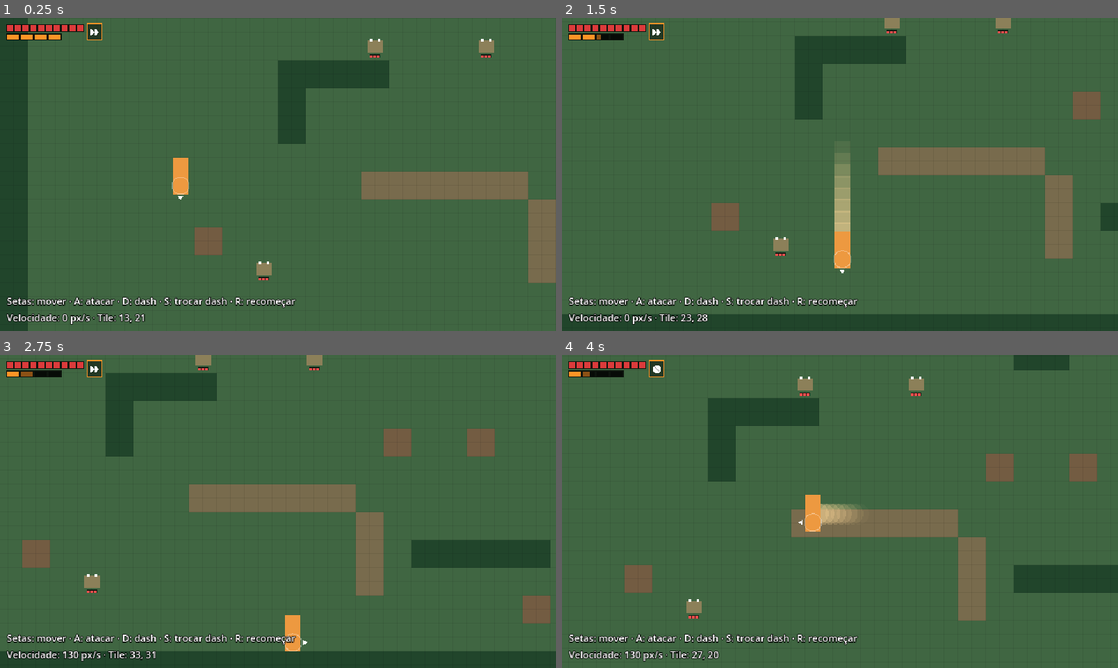
Above: before the commit, frames 1-4 (two rows, left to right).
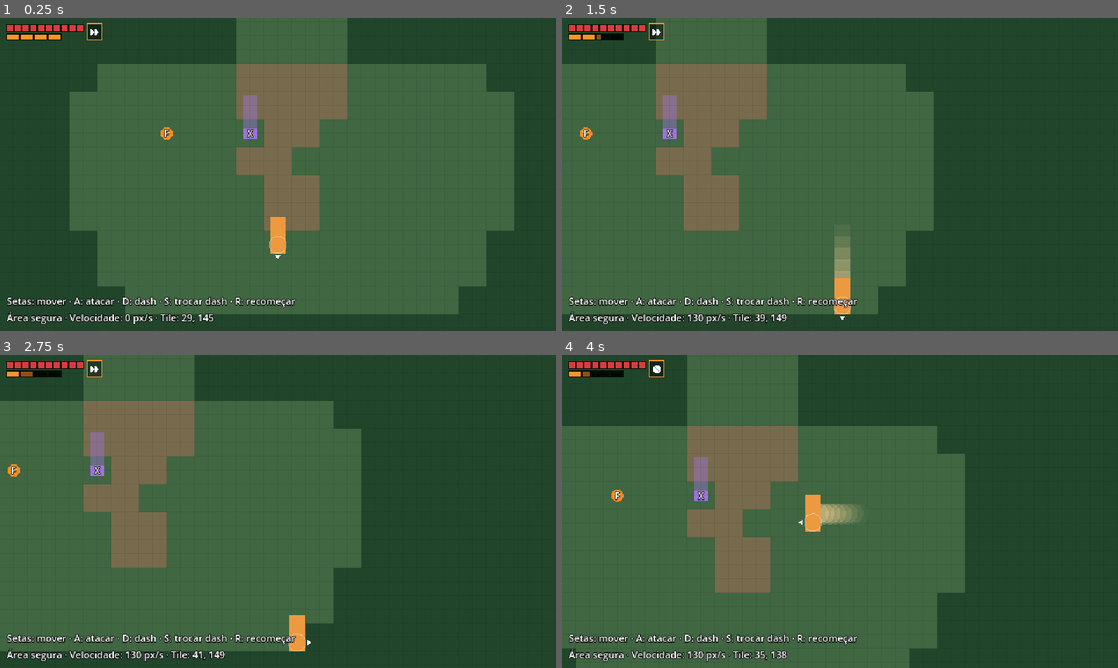
Above: after the commit, the same moments.

Repository: V-bit69/Game-Development
Game: Godot game, scene res://cenas/floresta.tscn
Two runs of this game, one before a commit and one after it. Both use one fixed random seed, a clock stepped at 60 frames per second and the inputs below. Before the commit the project starts from res://cenas/sala_teste.tscn.
Inputs:
- Up to frame 1 (0.25 s): no input
- Up to frame 2 (1.5 s): tap Enter at 0.5 s; hold Right (mover_direita) 0.53-1.28 s; hold A (atacar) 0.53-1.28 s; tap D (dash) at 0.8, 1.35 s; hold Down (mover_baixo) from 1.28 s (still down)
- Up to frame 3 (2.75 s): tap A (atacar) at 1.55 s; release Down (mover_baixo) at 2.03 s; hold Right (mover_direita) from 2.03 s (still down); hold A (atacar) from 2.03 s (still down); tap D (dash) at 2.3 s
- Up to frame 4 (4 s): release Right (mover_direita) at 2.78 s; release A (atacar) at 2.78 s; hold Up (mover_cima) 2.78-3.53 s; tap D (dash) at 2.85, 3.8 s; tap A (atacar) at 3.05 s; hold Left (mover_esquerda) from 3.53 s (still down); hold S (trocar_dash) from 3.53 s (still down)

The runs differ from the first frame. In frame 1, 43% of the frame differs, in the area x 1-100%, y 0-100%; in frame 2, 49%; in frame 3, 52%, in the area x 0-100%, y 0-98%; in frame 4, 51%.

Commit message:
Blockout da floresta no Godot
As 5 áreas em tamanho real (960×2432 px), com Xennar, fogueira, flor,
estátua, elemento tecnológico, peça, os 16 sapos e os gatilhos marcados.
Vira a cena principal. Teste confere tamanho, contagem e acesso a tudo.
M4 pausado no branch wip/m4-parry, por pedido do Game Director.

Co-Authored-By: Claude Opus 5.5 <noreply@anthropic.com>

Diff:
--- /dev/null
+++ b/jogo/cenas/floresta.tscn
@@ -0,0 +1,109 @@
+[gd_scene load_steps=4 format=3]
+
+[ext_resource type="Script" path="res://scripts/sala.gd" id="1_sala"]
+[ext_resource type="PackedScene" path="res://cenas/jogador.tscn" id="2_jogador"]
+[ext_resource type="Script" path="res://scripts/hud.gd" id="3_hud"]
+
+[node name="Floresta" type="Node2D"]
+script = ExtResource("1_sala")
+mapa = "TTTTTTTTTTTTTTTTTTTTTTTTTTTTTT
+TT..........................TT
+TT.K.......o.........o......TT
+TT..........................TT
+TT......o.......s...........TT
+TT.................l........TT
+TT...........s...........o..TT
+TT..........................TT
+TT.....o....................TT
+TT..........................TT
+TT................v.........TT
+####D#########==##############
+####D#########==##############
+T.............::..........t..T
+T.......o.....::....o........T
+T..s......l...::.......l..s..T
+T.............::...s.........T
+T....o........::.........o...T
+T.............::.............T
+T.............!..............T
+T.............::.............T
+T...s....o....::.....s.......T
+T.......l.....::...s.........T
+T.............::.............T
+T....o........::........o....T
+T.............!..............T
+T.............::.............T
+T............................T
+TTTTTTTTTTTT......TTTTTTTTTTTT
+TTTTTTTTTTTT......TTTTTTTTTTTT
+TTTTTTT................TTTTTTT
+TTTTTTT....s......s....TTTTTTT
+TTTTTTT.......G........TTTTTTT
+TTTTTTT................TTTTTTT
+TTTTTTT................TTTTTTT
+TTTTTT..o..........o....TTTTTT
+TTTTTT..................TTTTTT
+TTTTTT.........!........TTTTTT
+TTTTTT..................TTTTTT
+TTTTTT..l..........s....TTTTTT
+TTTTTTT................TTTTTTT
+TTTTTTT................TTTTTTT
+TTTTTTT................TTTTTTT
+TTTTTTTT..............TTTTTTTT
+TTTTTTTTTTT........TTTTTTTTTTT
+TTTTTTTTTTTTT....TTTTTTTTTTTTT
+TTTTTTTTTTTTT....TTTTTTTTTTTTT
+TTTTTTTTTTTTT...TTTTTTTTTTTTTT
+TTTTTTTTTTTT...TTTTTTTTTTTTTTT
+TTTTTTTTTTT...TTTTTTTTTTTTTTTT
+TTTTTTTTTTT..TTTTTTTTTTTTTTTTT
+TTTTTTTTTTT..TTTTTTTTTTTTTTTTT
+TTTTTTTTTTT...TTTTTTTTTTTTTTTT
+TTTTTTTTTTTT...TTTTTTTTTTTTTTT
+TTTTTTTTTTTTT...TTTTTTTTTTTTTT
+TTTTTTTTTTTTTT...TTTTTTTTTTTTT
+TTTTTTTTTTTTTTT...TTTTTTTTTTTT
+TTTTTTTTTTTTTTTT..TTTTTTTTTTTT
+TTTTTTTTTTTTTTT...L.TTTTTTTTTT
+TTTTTTTTTTTTTTT...TTTTTTTTTTTT
+TTTTTTTTTTTTTT...TTTTTTTTTTTTT
+TTTTTTTTTTTTT...TTTTTTTTTTTTTT
+TTTTTTTTTTTTT...TTTTTTTTTTTTTT
+TTTTTTTTTTTTT....TTTTTTTTTTTTT
+TTTTTTTTTTTTT....TTTTTTTTTTTTT
+TTTTTTTTTTTTT....TTTTTTTTTTTTT
+TTTTTTTT.....::::.....TTTTTTTT
+TTTTTTT......::::......TTTTTTT
+TTTTTTT...F..X::.......TTTTTTT
+TTTTTTT......::........TTTTTTT
+TTTTTTT.......::.......TTTTTTT
+TTTTTTT.......::.......TTTTTTT
+TTTTTTTT......@.......TTTTTTTT
+TTTTTTTT..............TTTTTTTT
+TTTTTTTTT............TTTTTTTTT
+TTTTTTTTTTTTTTTTTTTTTTTTTTTTTT"
+areas = PackedStringArray("0:Área superior", "11:Exterior da ruína", "29:Clareira", "46:Corredor", "65:Área segura")
+
+[node name="Jogador" parent="." instance=ExtResource("2_jogador")]
+
+[node name="HUD" type="CanvasLayer" parent="."]
+
+[node name="Barras" type="Control" parent="HUD"]
+layout_mode = 3
+anchors_preset = 15
+anchor_right = 1.0
+anchor_bottom = 1.0
+grow_horizontal = 2
+grow_vertical = 2
+mouse_filter = 2
+script = ExtResource("3_hud")
+
+[node name="Info" type="Label" parent="HUD"]
+offset_left = 8.0
+offset_top = 318.0
+offset_right = 400.0
+offset_bottom = 356.0
+theme_override_colors/font_outline_color = Color(0, 0, 0, 1)
+theme_override_constants/outline_size = 3
+theme_override_font_sizes/font_size = 11
+text = "Floresta"
--- a/jogo/project.godot
+++ b/jogo/project.godot
@@ -11,7 +11,7 @@
 [application]
 
 config/name="Jogo - Demo"
-run/main_scene="res://cenas/sala_teste.tscn"
+run/main_scene="res://cenas/floresta.tscn"
 config/features=PackedStringArray("4.7", "GL Compatibility")
 
 [autoload]
--- a/jogo/scripts/sala.gd
+++ b/jogo/scripts/sala.gd
@@ -3,8 +3,12 @@
 extends Node2D
 ## Monta um blockout a partir de um mapa em texto, com a mesma legenda de
 ## docs/02-level-design-demo.md. Cada caractere vale 2 × 2 tiles (32 × 32 px).
-##   T  vegetação densa (parede)     #  parede da ruína     o  obstáculo
-##   .  chão livre                   :  trilha              @  início do jogador
+##   T  vegetação densa (parede)     #  parede da ruína       o  obstáculo
+##   .  chão livre                   :  trilha                @  início do jogador
+##   X  Xennar                       F  fogueira              L  flor de lírio azul
+##   G  estátua da Guardiã           t  elemento tecnológico  K  peça da KLM-99
+##   s  sapo comum (posição)         l  sapo com língua       !  gatilho de encontro
+##   =  entrada da ruína             D  trecho escalável      v  descida
 ##   x  alvo de treino (sala de teste)
 ## O desenho também aparece no editor (aba 2D) e se atualiza ao mudar o mapa.
 
@@ -18,15 +22,33 @@
 	"#": Color(0.36, 0.35, 0.4),
 	"o": Color(0.45, 0.36, 0.26),
 }
+## Marcadores do blockout: cor, tamanho da base (px) e se bloqueia a passagem.
+## "altura" desenha um retângulo mais alto para dar noção do tamanho na tela.
+const MARCADORES := {
+	"X": {"cor": Color(0.62, 0.45, 0.85), "base": Vector2(16, 12), "solido": true, "altura": 50.0},
+	"F": {"cor": Color(1.0, 0.55, 0.15), "base": Vector2(14, 14), "solido": true},
+	"G": {"cor": Color(0.65, 0.72, 0.8), "base": Vector2(24, 20), "solido": true, "altura": 64.0},
+	"t": {"cor": Color(0.3, 0.85, 0.9), "base": Vector2(20, 16), "solido": true},
+	"=": {"cor": Color(0.08, 0.06, 0.1), "base": Vector2(32, 32), "solido": true},
+	"L": {"cor": Color(0.45, 0.6, 1.0), "base": Vector2(8, 8), "solido": false},
+	"K": {"cor": Color(1.0, 0.9, 0.3), "base": Vector2(8, 8), "solido": false},
+	"s": {"cor": Color(0.35, 0.62, 0.3), "base": Vector2(18, 14), "solido": false},
+	"l": {"cor": Color(0.85, 0.4, 0.55), "base": Vector2(18, 14), "solido": false},
+	"v": {"cor": Color(1.0, 1.0, 1.0), "base": Vector2(12, 12), "solido": false},
+}
 const COR_CHAO := Color(0.25, 0.4, 0.26)
 const COR_TRILHA := Color(0.47, 0.42, 0.3)
 const COR_GRADE := Color(0, 0, 0, 0.08)
+const COR_GATILHO := Color(1.0, 0.25, 0.25, 0.55)
+const COR_ESCALADA := Color(1.0, 0.6, 0.2)
 
 @export_multiline var mapa := "":
 	set(valor):
 		mapa = valor
 		_ler_mapa()
 		queue_redraw()
+## Nomes das áreas, no formato "linha:nome", da linha em que cada uma começa.
+@export var areas := PackedStringArray()
 
 var celula := V.TILE * 2.0
 var tamanho := Vector2.ZERO
@@ -54,7 +76,7 @@
 			if cena == null:
 				continue
 			var entidade: Node2D = cena.instantiate()
-			entidade.position = (Vector2(x, y) + Vector2(0.5, 0.5)) * celula
+			entidade.position = _centro(x, y)
 			add_child(entidade)
 
 
@@ -74,11 +96,27 @@
 	if Engine.is_editor_hint():
 		return
 	var tile := (jogador.position / V.TILE).floor()
-	info.text = "Setas: mover · A: atacar · D: dash · S: trocar dash · R: recomeçar\nVelocidade: %d px/s · Tile: %d, %d" % [
+	var texto := "Setas: mover · A: atacar · D: dash · S: trocar dash · R: recomeçar\n"
+	var area := area_em(jogador.position)
+	if area != "":
+		texto += area + " · "
+	info.text = texto + "Velocidade: %d px/s · Tile: %d, %d" % [
 		roundi(jogador.velocity.length()), int(tile.x), int(tile.y)]
 
 
+## Nome da área em que um ponto está, pela lista "areas".
+func area_em(ponto: Vector2) -> String:
+	var linha := int(ponto.y / celula)
+	var nome := ""
+	for item in areas:
+		var partes := item.split(":", true, 1)
+		if partes.size() == 2 and linha >= int(partes[0]):
+			nome = partes[1]
+	return nome
+
+
 # Junta as células sólidas vizinhas de cada linha num retângulo só.
+# Marcadores sólidos (Xennar, fogueira, estátua...) ganham uma caixa do tamanho da base.
 func _criar_colisoes() -> void:
 	var paredes := StaticBody2D.new()
 	paredes.name = "Paredes"
@@ -87,25 +125,33 @@
 		var linha := _linhas[y]
 		var x := 0
 		while x < linha.length():
-			if not SOLIDOS.has(linha[x]):
+			var c := linha[x]
+			if MARCADORES.has(c) and MARCADORES[c].solido:
+				_adicionar_caixa(paredes, _centro(x, y), MARCADORES[c].base)
+			if not SOLIDOS.has(c):
 				x += 1
 				continue
 			var inicio := x
 			while x < linha.length() and SOLIDOS.has(linha[x]):
 				x += 1
-			var forma := RectangleShape2D.new()
-			forma.size = Vector2(x - inicio, 1) * celula
-			var colisao := CollisionShape2D.new()
-			colisao.shape = forma
-			colisao.position = Vector2(inicio, y) * celula + forma.size / 2.0
-			paredes.add_child(colisao)
+			var largura := Vector2(x - inicio, 1) * celula
+			_adicionar_caixa(paredes, Vector2(inicio, y) * celula + largura / 2.0, largura)
+
+
+func _adicionar_caixa(corpo: StaticBody2D, centro: Vector2, medida: Vector2) -> void:
+	var forma := RectangleShape2D.new()
+	forma.size = medida
+	var colisao := CollisionShape2D.new()
+	colisao.shape = forma
+	colisao.position = centro
+	corpo.add_child(colisao)
 
 
 func _posicionar_jogador() -> void:
 	for y in _linhas.size():
 		var x := _linhas[y].find("@")
 		if x >= 0:
-			jogador.position = (Vector2(x, y) + Vector2(0.5, 0.5)) * celula
+			jogador.position = _centro(x, y)
 			return
 	push_warning("O mapa não tem o início do jogador (@).")
 
@@ -119,23 +165,40 @@
 	camera.reset_smoothing()
 
 
+func _centro(x: int, y: int) -> Vector2:
+	return (Vector2(x, y) + Vector2(0.5, 0.5)) * celula
+
+
 func _draw() -> void:
 	draw_rect(Rect2(Vector2.ZERO, tamanho), COR_CHAO)
 	for y in _linhas.size():
 		var linha := _linhas[y]
 		for x in linha.length():
 			var area := Rect2(Vector2(x, y) * celula, Vector2(celula, celula))
-			if SOLIDOS.has(linha[x]):
-				draw_rect(area, SOLIDOS[linha[x]])
-			elif linha[x] == ":":
+			var c := linha[x]
+			if SOLIDOS.has(c):
+				draw_rect(area, SOLIDOS[c])
+			elif c == ":":
 				draw_rect(area, COR_TRILHA)
-			elif ENTIDADES.has(linha[x]) and Engine.is_editor_hint():
+			elif c == "D":
+				# Trecho escalável: parede da ruína com faixas laranja. Passável até o M8.
+				draw_rect(area, SOLIDOS["#"].lightened(0.1))
+				for i in 4:
+					draw_line(area.position + Vector2(0, 4 + i * 8), area.position + Vector2(celula, 4 + i * 8), COR_ESCALADA, 1.0)
+			elif c == "!":
+				_desenhar_gatilho(linha, y)
+			elif ENTIDADES.has(c) and Engine.is_editor_hint():
 				draw_rect(Rect2(area.get_center() - Vector2(9, 7), Vector2(18, 14)), Color(0.55, 0.5, 0.35, 0.8))
-			elif linha[x] == "@" and Engine.is_editor_hint():
+			elif c == "@" and Engine.is_editor_hint():
 				# No editor, marca o início com o tamanho do gato.
 				var pes := area.get_center()
 				var topo := pes.y + V.GATO_RAIO_HITBOX - V.GATO_ALTURA
 				draw_rect(Rect2(pes.x - 9.0, topo, 18.0, V.GATO_ALTURA), Color(0.93, 0.6, 0.25, 0.6))
+	# Marcadores por último, para ficarem por cima do chão e da trilha.
+	for y in _linhas.size():
+		for x in _linhas[y].length():
+			if MARCADORES.has(_linhas[y][x]):
+				_desenhar_marcador(_linhas[y][x], _centro(x, y))
 	var passo := V.TILE
 	var gx := 0.0
 	while gx <= tamanho.x:
@@ -145,3 +208,43 @@
 	while gy <= tamanho.y:
 		draw_line(Vector2(0, gy), Vector2(tamanho.x, gy), COR_GRADE)
 		gy += passo
+
+
+## Gatilho: linha vermelha tracejada atravessando a área livre da linha do mapa.
+func _desenhar_gatilho(linha: String, y: int) -> void:
+	var meio_y := (y + 0.5) * celula
+	for x in linha.length():
+		if SOLIDOS.has(linha[x]):
+			continue
+		var x0 := x * celula
+		var t := 0.0
+		while t < celula:
+			draw_line(Vector2(x0 + t, meio_y), Vector2(x0 + t + 4.0, meio_y), COR_GATILHO, 2.0)
+			t += 8.0
+
+
+func _desenhar_marcador(c: String, centro: Vector2) -> void:
+	var m: Dictionary = MARCADORES[c]
+	var base: Vector2 = m.base
+	var cor: Color = m.cor
+	match c:
+		"s", "l":
+			# Posição de inimigo: contorno do tamanho da hitbox do sapo.
+			draw_rect(Rect2(centro - base / 2.0, base), cor, false, 1.0)
+			draw_rect(Rect2(centro - base / 2.0 + Vector2(2, 2), base - Vector2(4, 4)), Color(cor, 0.35))
+		"F":
+			draw_circle(centro, base.x / 2.0, cor)
+			draw_circle(centro + Vector2(0, -2), base.x / 4.0, Color(1, 0.9, 0.4))
+		"L", "K":
+			draw_colored_polygon(PackedVector2Array([centro + Vector2(0, -5), centro + Vector2(5, 0), centro + Vector2(0, 5), centro + Vector2(-5, 0)]), cor)
+		"v":
+			draw_colored_polygon(PackedVector2Array([centro + Vector2(-6, -3), centro + Vector2(6, -3), centro + Vector2(0, 6)]), Color(cor, 0.8))
+		_:
+			draw_rect(Rect2(centro - base / 2.0, base), cor)
+			if m.has("altura"):
+				# Silhueta com a altura real, para dar noção do tamanho na tela.
+				var altura: float = m.altura
+				draw_rect(Rect2(centro.x - base.x / 2.0, centro.y + base.y / 2.0 - altura, base.x, altura), Color(cor, 0.45))
+	var fonte := ThemeDB.fallback_font
+	draw_string_outline(fonte, centro + Vector2(-3, 4), c, HORIZONTAL_ALIGNMENT_LEFT, -1, 10, 3, Color.BLACK)
+	draw_string(fonte, centro + Vector2(-3, 4), c, HORIZONTAL_ALIGNMENT_LEFT, -1, 10, Color.WHITE)
--- /dev/null
+++ b/jogo/testes/teste_blockout.gd
@@ -0,0 +1,78 @@
+extends SceneTree
+## Confere o blockout da floresta: tamanho, áreas e se dá para chegar a tudo
+## a partir do início (@). Rodar na pasta jogo/:
+##   godot --headless --path . -s res://testes/teste_blockout.gd
+
+const PRECISA_ALCANCAR := "sl!LKv"  # pisa em cima
+const PRECISA_ENCOSTAR := "XFGt="  # sólidos: precisa chegar do lado
+
+var _falhas := 0
+
+
+func _initialize() -> void:
+	_rodar()
+
+
+func _rodar() -> void:
+	var floresta: Node2D = load("res://cenas/floresta.tscn").instantiate()
+	root.add_child(floresta)
+	await physics_frame
+	var linhas: Array[String] = floresta._linhas
+	var solidos: Dictionary = floresta.SOLIDOS
+	var marcadores: Dictionary = floresta.MARCADORES
+
+	_conferir("mapa de 960 × 2432 px (%s)" % floresta.tamanho, floresta.tamanho == Vector2(960, 2432))
+	var larguras_ok := true
+	for l in linhas:
+		larguras_ok = larguras_ok and l.length() == 30
+	_conferir("todas as linhas com 30 colunas", larguras_ok)
+	_conferir("começa na área segura", floresta.area_em(floresta.jogador.position) == "Área segura")
+
+	# Busca em largura pelas células livres, a partir do @.
+	var livre := func(x: int, y: int) -> bool:
+		if y < 0 or y >= linhas.size() or x < 0 or x >= linhas[y].length():
+			return false
+		var c := linhas[y][x]
+		return not solidos.has(c) and not (marcadores.has(c) and marcadores[c].solido)
+	var inicio := Vector2i(-1, -1)
+	for y in linhas.size():
+		if linhas[y].find("@") >= 0:
+			inicio = Vector2i(linhas[y].find("@"), y)
+	var visto := {inicio: true}
+	var fila: Array[Vector2i] = [inicio]
+	while not fila.is_empty():
+		var p: Vector2i = fila.pop_front()
+		for d in [Vector2i.LEFT, Vector2i.RIGHT, Vector2i.UP, Vector2i.DOWN]:
+			var q: Vector2i = p + d
+			if not visto.has(q) and livre.call(q.x, q.y):
+				visto[q] = true
+				fila.append(q)
+
+	var contagem := {}
+	var sem_acesso: Array[String] = []
+	for y in linhas.size():
+		for x in linhas[y].length():
+			var c := linhas[y][x]
+			contagem[c] = contagem.get(c, 0) + 1
+			if c in PRECISA_ALCANCAR and not visto.has(Vector2i(x, y)):
+				sem_acesso.append("%s em (%d, %d)" % [c, x, y])
+			elif c in PRECISA_ENCOSTAR:
+				var encosta := false
+				for d in [Vector2i.LEFT, Vector2i.RIGHT, Vector2i.UP, Vector2i.DOWN]:
+					encosta = encosta or visto.has(Vector2i(x, y) + d)
+				if not encosta:
+					sem_acesso.append("%s em (%d, %d)" % [c, x, y])
+	_conferir("tudo alcançável a partir do início %s" % [sem_acesso], sem_acesso.is_empty())
+	_conferir("11 sapos comuns (tem %d)" % contagem.get("s", 0), contagem.get("s", 0) == 11)
+	_conferir("5 sapos com língua (tem %d)" % contagem.get("l", 0), contagem.get("l", 0) == 5)
+	for c in "XFGtLK":
+		_conferir("1 marcador %s" % c, contagem.get(c, 0) == 1)
+
+	print("\n%s" % ("BLOCKOUT OK: todos os testes passaram." if _falhas == 0 else "BLOCKOUT FALHOU: %d teste(s)." % _falhas))
+	quit(1 if _falhas > 0 else 0)
+
+
+func _conferir(nome: String, ok: bool) -> void:
+	print("[%s] %s" % ["ok" if ok else "FALHOU", nome])
+	if not ok:
+		_falhas += 1
Not shown, changed: docs/02-level-design-demo.md
Not shown, changed: docs/03-roadmap.md
Not shown, added: docs/referencias/blockout-floresta.png
Not shown, changed: jogo/README.md
